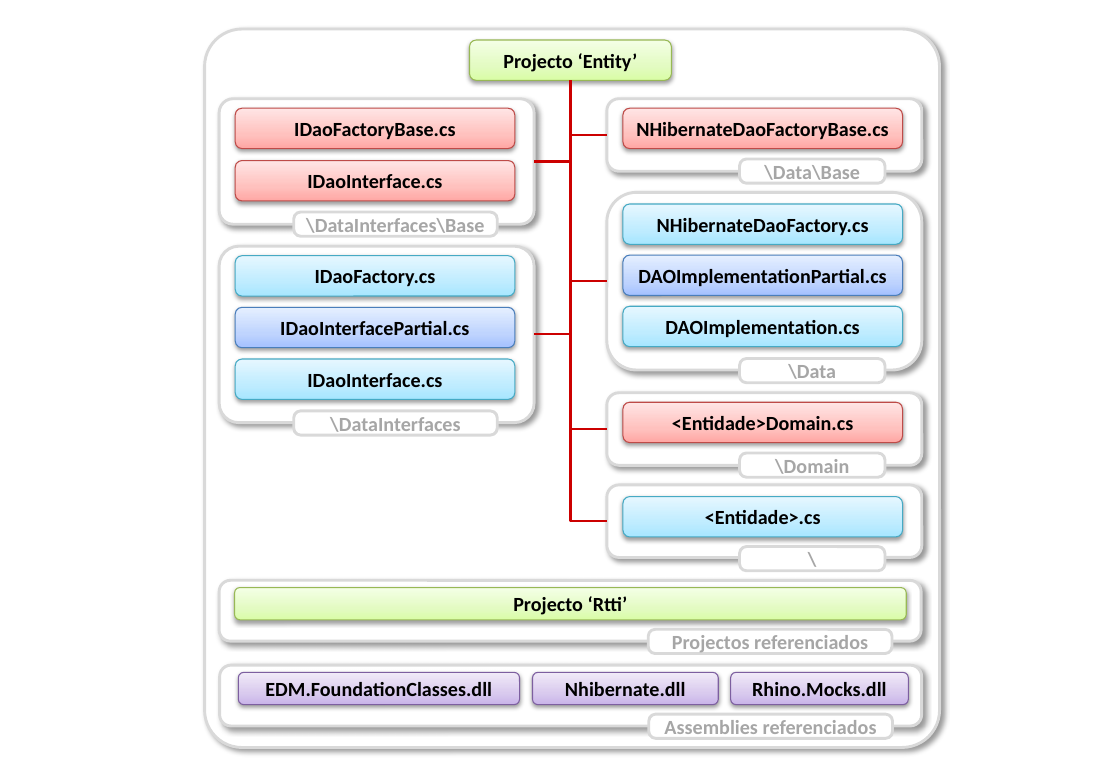
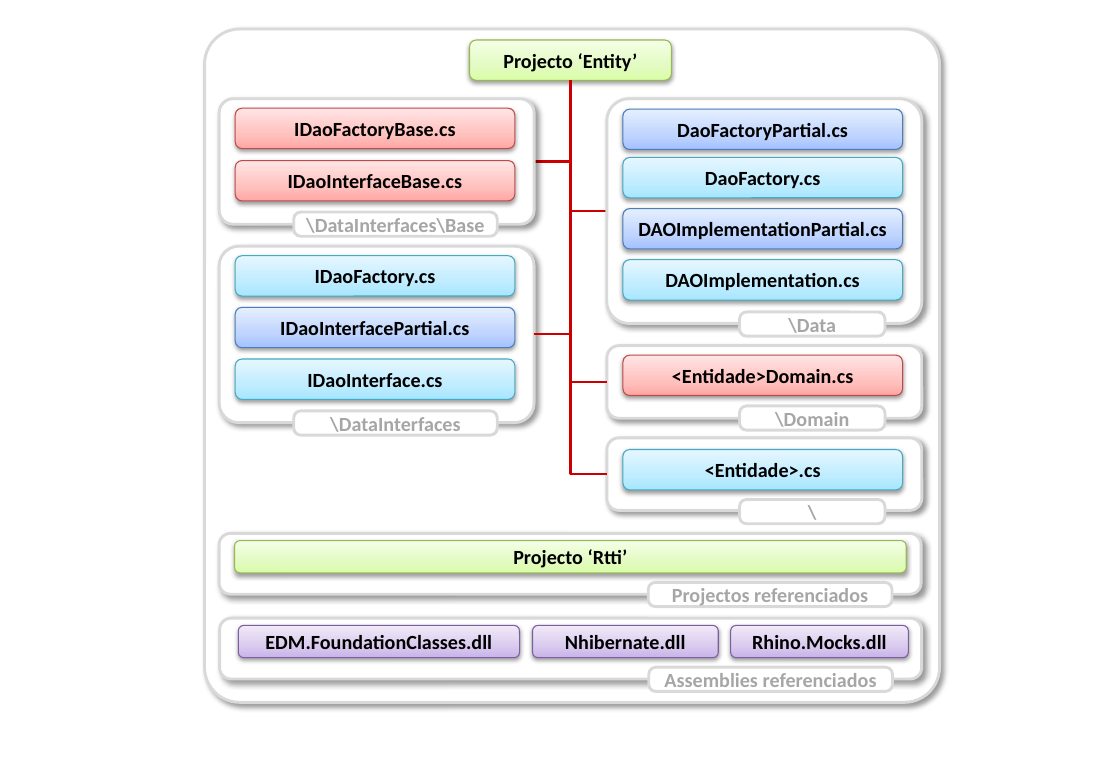
Before and after one commit to Netivski/projectoseminario, a slide deck: slide 6 of Documentação/Report Structures.pptx (slide 5 before the commit). Drawn at 1120x775 pixels with LibreOffice and Linux fonts; fonts in the diff are those of the drawing. Boxes give left, top, right and bottom in pixels: in the first picture for what was removed or moved away, otherwise in the second. Text is boxed around its words. In the diff, an @@ line names an element or a change of style, - is before the commit and + after.

```diff
--- a/Documentação/Report Structures.pptx
+++ b/Documentação/Report Structures.pptx
@@ rounded rectangle: place and size @@
-rounded rectangle at (205,29,940,748)
+rounded rectangle at (205,29,940,703)
@@ elbow line moved from (607, 521) - (571, 81) to (607, 475) - (571, 81) @@
@@ elbow line moved from (607, 429) - (571, 81) to (607, 383) - (571, 81) @@
@@ elbow line moved from (607, 281) - (571, 81) to (607, 211) - (571, 81) @@
@@ elbow line removed from (607, 135) to (571, 81) @@
@@ rounded rectangle: place and size @@
-rounded rectangle at (607,192,922,370)
+rounded rectangle at (607,99,922,324)
@@ rounded rectangle at (607,99,922,324): proportions changed @@
@@ rounded rectangle removed at (607,99,922,172) @@
@@ rounded rectangle "DaoFactoryPartial.cs" at (624,110,903,150): fill gradient #FFA6A5 to #FFC0BF to #FFE7E7 to gradient #A4C4FF to #BFD4FF to #E6EEFF; outline #BF4C48 0.75 pt to #4B7EBC 0.75 pt @@
@@ text in rounded rectangle at (677,123,848,140): text changed @@
-NHibernateDaoFactoryBase.cs
+DaoFactoryPartial.cs
@@ text in rounded rectangle at (288,174,462,188): text changed @@
-IDaoInterface.cs
+IDaoInterfaceBase.cs
@@ 17 rounded rectangles: place and size @@
-17 rounded rectangles at (219,204,922,738)
+17 rounded rectangles at (219,157,922,692)
@@ text in rounded rectangle at (705,172,820,188): text changed @@
-NHibernateDaoFactory.cs
+DaoFactory.cs
@@ rounded rectangle removed at (739,159,885,183) @@
-\Data\Base
@@ rounded rectangle: place and size @@
-rounded rectangle at (219,666,921,727)
+rounded rectangle at (219,618,921,679)
```
Also in this commit, not shown: 1 other slide changed, 4 slides added, 2 slides removed.
